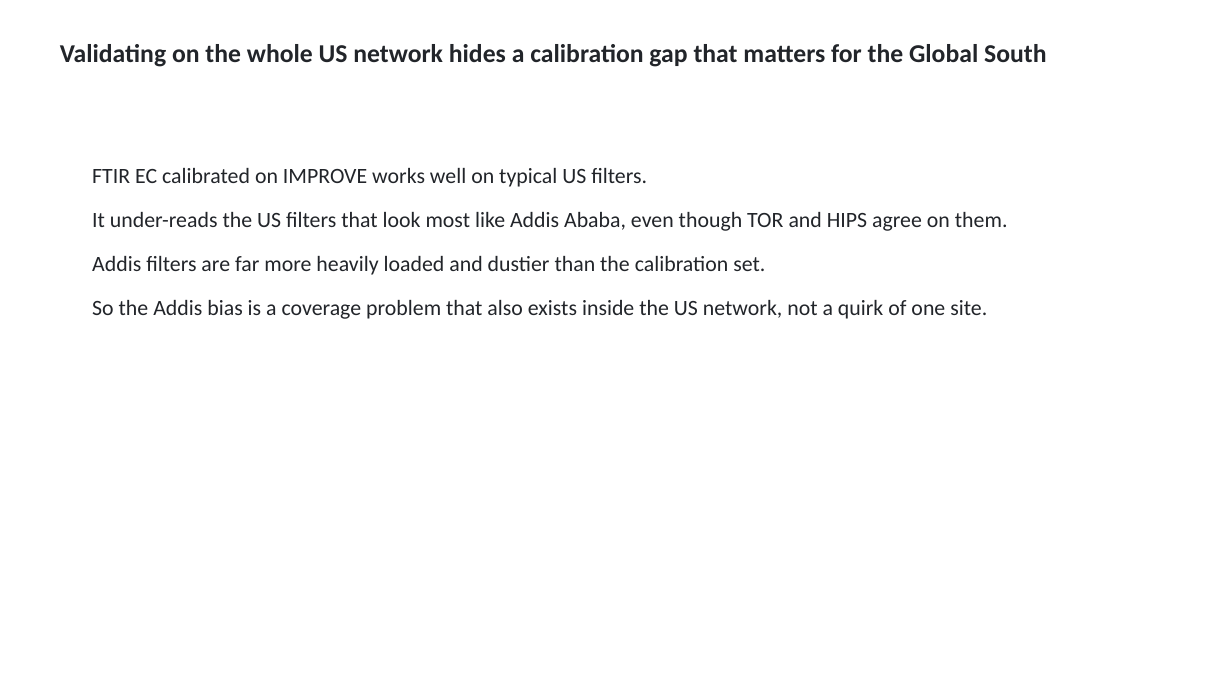
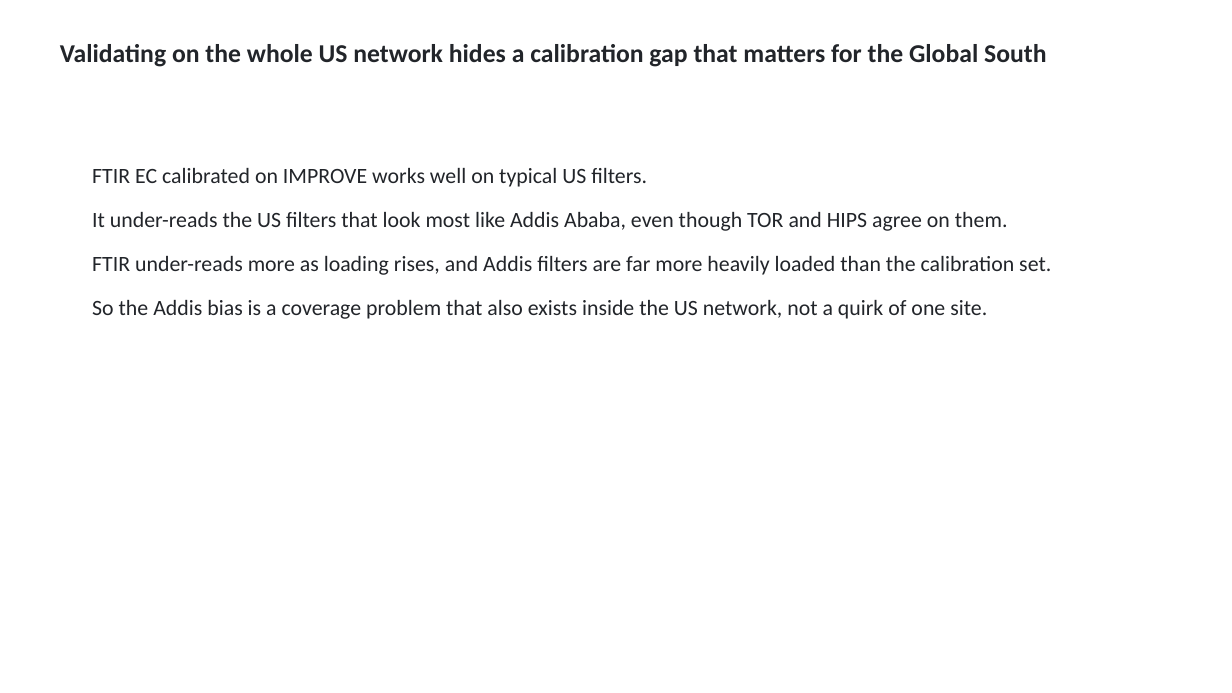
Before and after one commit to ahzs645/aethmodular, a slide deck: slide 8 of deliverables/aaar_poster_2026/aaar_practice_2026-10-15_no_notes.pptx. Drawn at 1232x693 pixels with LibreOffice and Linux fonts; fonts in the diff are those of the drawing. Boxes give left, top, right and bottom in pixels: in the first picture for what was removed or moved away, otherwise in the second. Text is boxed around its words. In the diff, an @@ line names an element or a change of style, - is before the commit and + after.

```diff
--- a/deliverables/aaar_poster_2026/aaar_practice_2026-10-15_no_notes.pptx
+++ b/deliverables/aaar_poster_2026/aaar_practice_2026-10-15_no_notes.pptx
@@ text at box(92, 256, 1051, 275): text changed @@
-Addis filters are far more heavily loaded and dustier than the calibration set.
+FTIR under-reads more as loading rises, and Addis filters are far more heavily loaded than the calibration set.
```
Also in this commit, not shown: 1 slide added, 1 slide removed, 4 other files.
